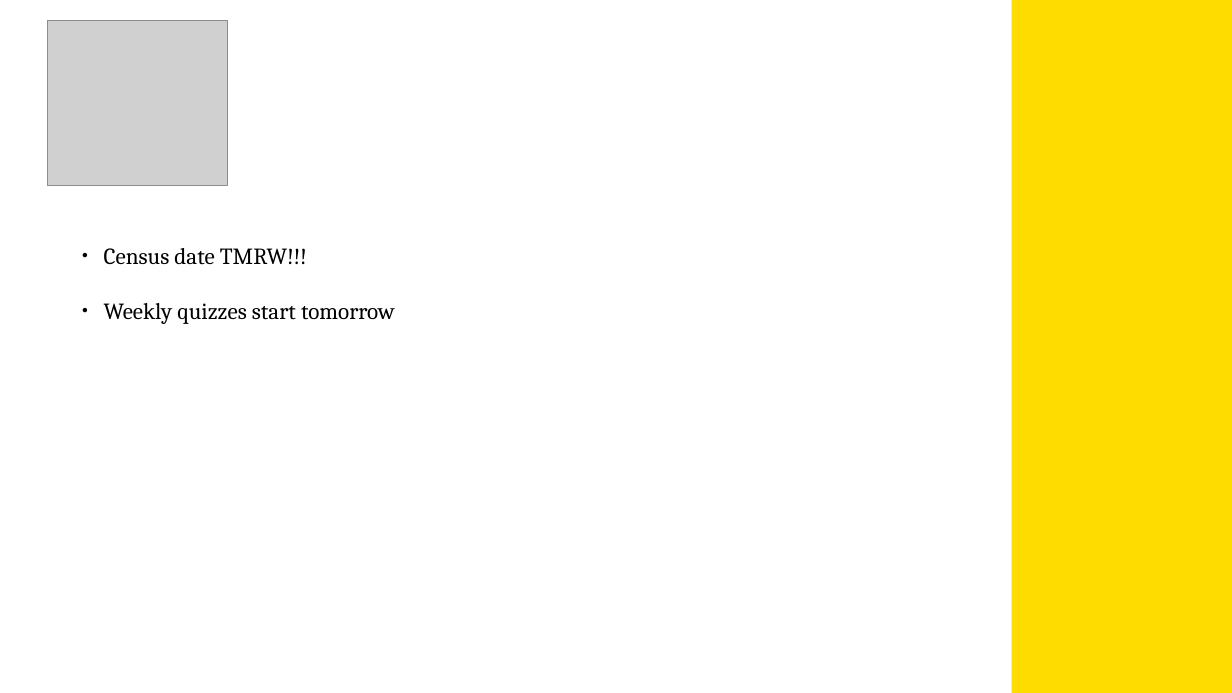
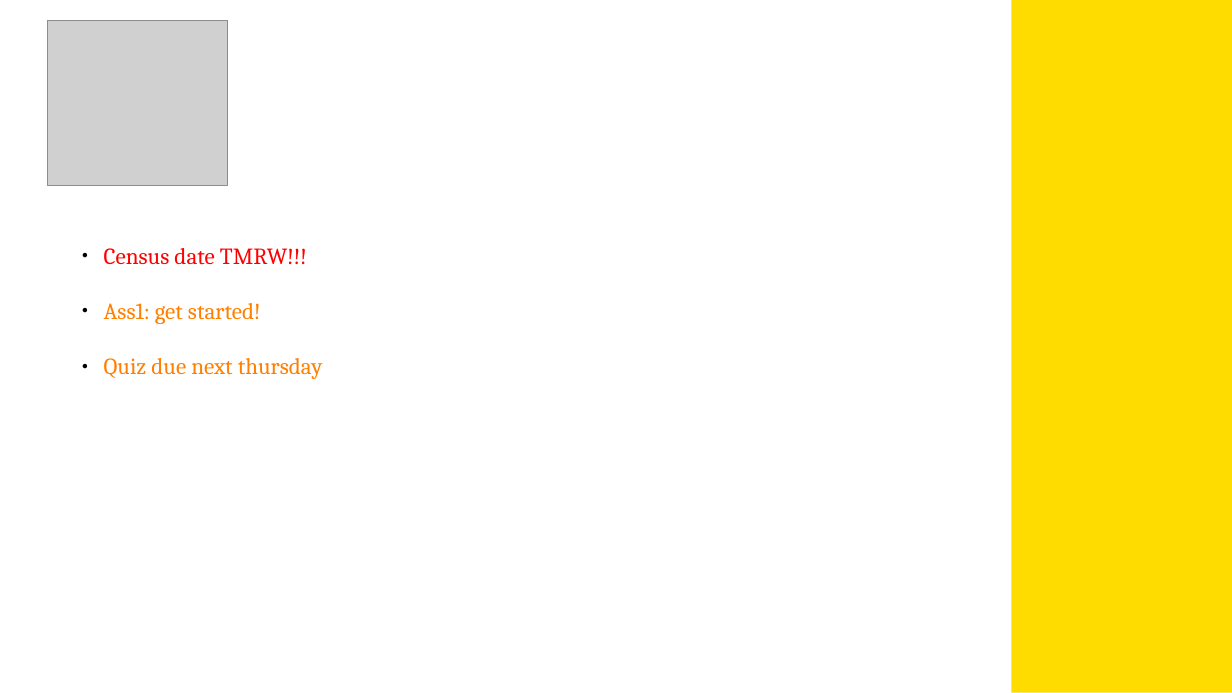
Before and after one commit to krudbox/1521, a slide deck: slide 2 of Week3/COMP1521W3.pptm. Drawn at 1232x693 pixels with LibreOffice and Linux fonts; fonts in the diff are those of the drawing; grey boxes stand for pictures; background and template pictures are left out. Boxes give left, top, right and bottom in pixels: in the first picture for what was removed or moved away, otherwise in the second. Text is boxed around its words. In the diff, an @@ line names an element or a change of style, - is before the commit and + after.

```diff
--- a/Week3/COMP1521W3.pptm
+++ b/Week3/COMP1521W3.pptm
@@ text at <box>104,248,307,265</box>: text colour #000000 to #FF0000 in "Census date TMRW!!!" @@
@@ text at <box>104,303,323,379</box>: text changed; text colour #000000 to #FF8000 @@
-● Weekly quizzes start tomorrow
+● Ass1: get started!
+● Quiz due next thursday
```
Also in this commit, not shown: 1 other slide changed, 4 slides added, 16 slides removed, 17 other files.
